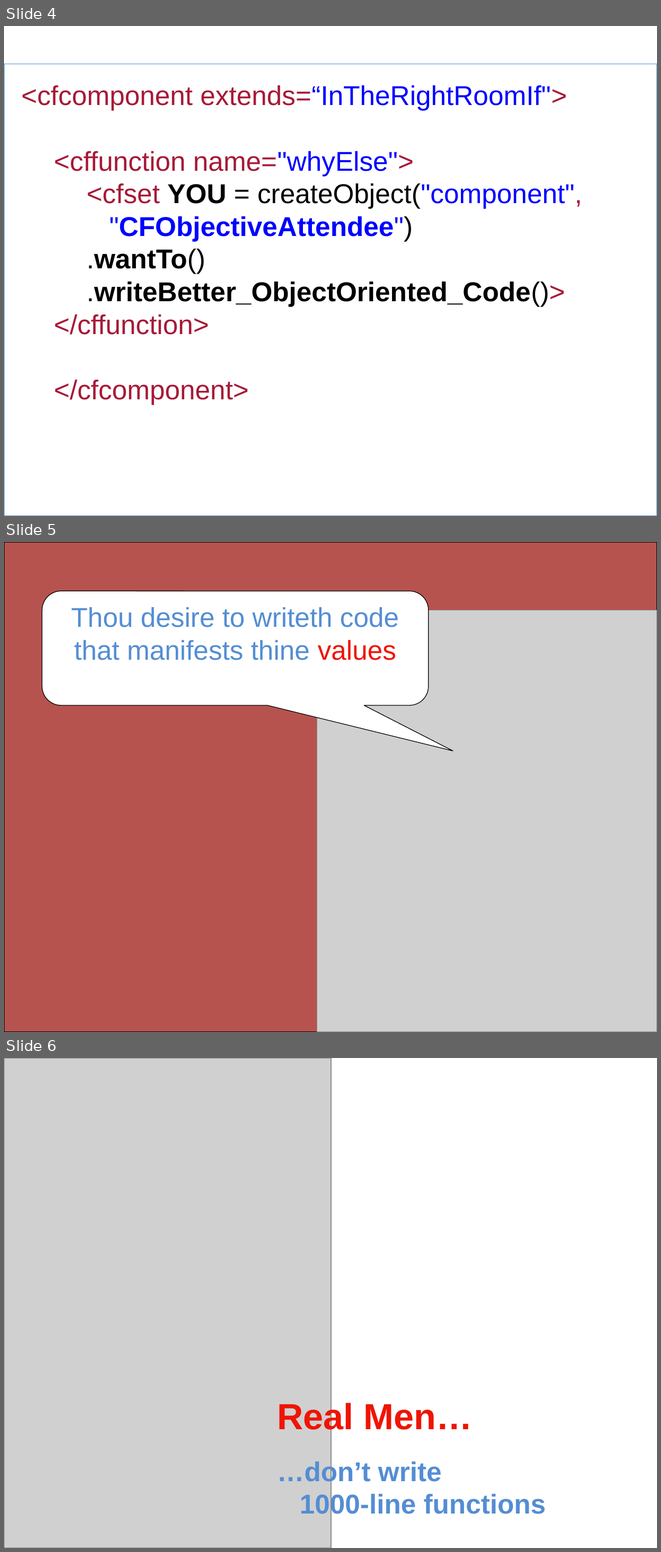
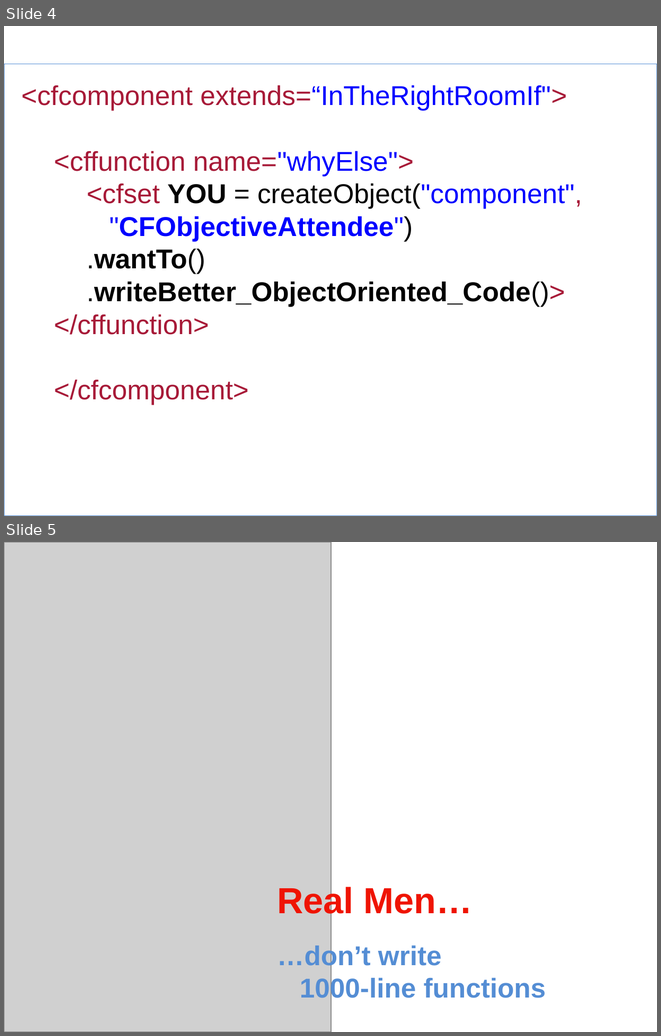
Before and after one commit to marcesher/mxunit-cfmeetups, a slide deck: CFObjective2009TDD/ppt/Esher_TestableCode.ppt. Shown one above the other, each under a label of ours: slides 4, 5 and 6 before the commit, slides 4 and 5 after it. The pictures are 661x1552 and 661x1036 pixels, drawn with LibreOffice and Linux fonts; fonts in the diff are those of the drawing; grey boxes stand for pictures; background and template pictures are left out. Boxes give left, top, right and bottom in pixels: in the first picture for what was removed or moved away, otherwise in the second. Text is boxed around its words. In the diff, an @@ line names an element or a change of style, - is before the commit and + after.

```diff
--- a/CFObjective2009TDD/ppt/Esher_TestableCode.ppt
+++ b/CFObjective2009TDD/ppt/Esher_TestableCode.ppt
@@ slide 5 removed at [4, 542, 657, 1032], background #FFFFFF @@
@@ rectangle removed at [4, 542, 657, 1032] @@
@@ rounded speech box removed at [42, 591, 429, 705] @@
-Thou desire to writeth code
-that manifests thine values
@@ picture removed at [317, 610, 657, 1032] @@
@@ what was slide 6 is now slide 5 @@
```
Also in this commit, not shown: 3 slides changed, 3 slides added, 3 other slides removed, 2 other files.
